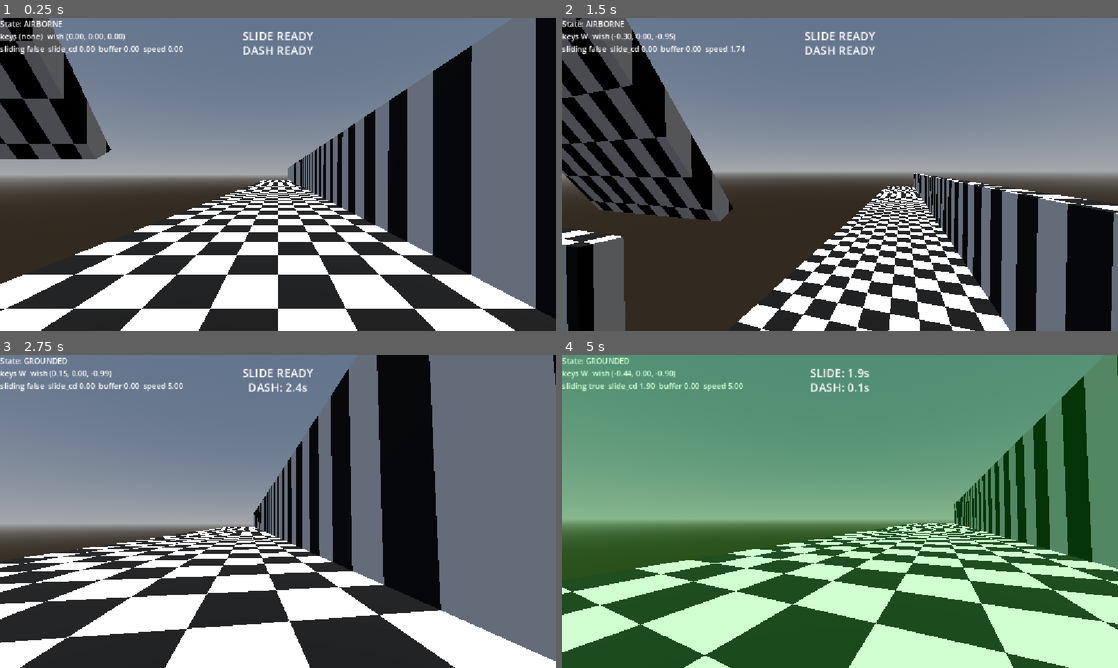
Above: before the commit, frames 1-4 (two rows, left to right).
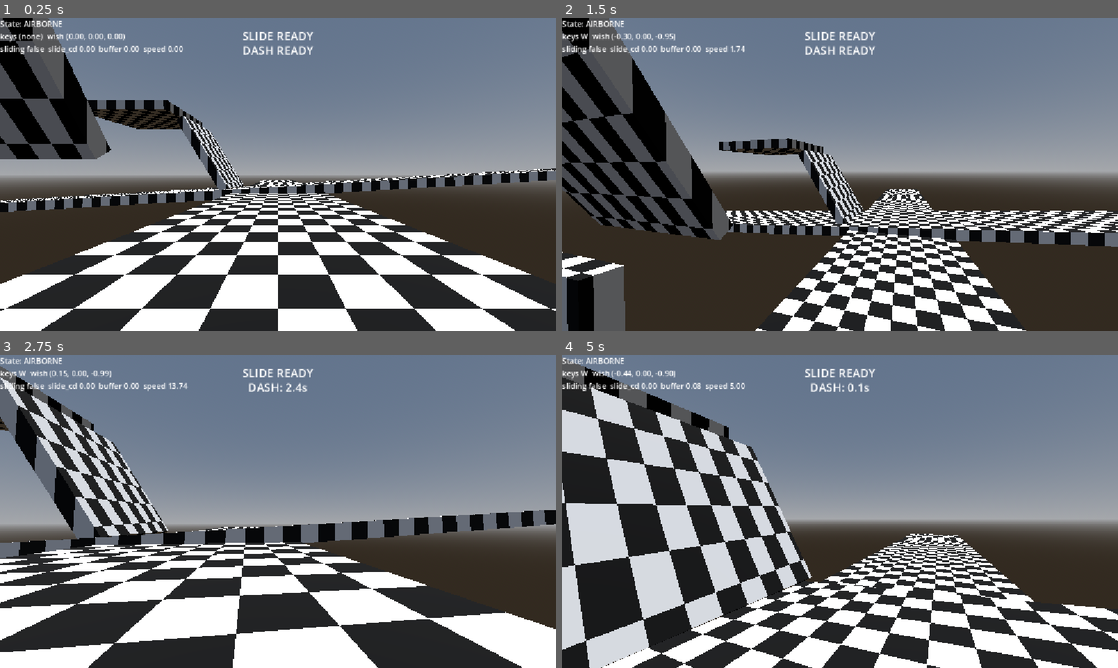
Above: after the commit, the same moments.

Repository: Dolphinos7/GodotSchmovementThing
Game: Godot game, scene res://node_3d.tscn
The game is run twice, just before and just after one commit, with the same random seed, the same clock (stepped at 60 frames per second) and the same inputs.
Inputs (mouse positions are in pixels of both pictures, inside the frame that each line leads up to):
- Up to frame 1 (0.25 s): no input
- Up to frame 2 (1.5 s): tap Enter (ui_accept) at 0.5, 0.77, 0.8, 1.07, 1.35 s; move the mouse to (867, 174) at 0.52 s; hold W (move_forward) from 0.53 s (still down); tap R (slide) at 0.6 s; move the mouse to (812, 174) at 1.27 s
- Up to frame 3 (2.75 s): keep holding W (move_forward); tap Enter (ui_accept) at 1.52, 1.82, 2.3 s; tap R (slide) at 1.55 s; move the mouse to (289, 505) at 2.02 s; tap E (dash) at 2.1 s
- Up to frame 4 (5 s): keep holding W (move_forward); move the mouse to (834, 517) at 2.77 s; tap R (slide) at 2.85, 3.6, 4.55 s; tap Enter (ui_accept) at 3.02, 3.32, 3.77, 3.8, 4.07, 4.35, 4.52, 4.82 s; move the mouse to (878, 514) at 3.52 s; move the mouse to (795, 508) at 4.27 s

The runs differ from the first frame. In frame 1, 28% of the frame differs, in the area x 0-100%, y 0-97%; in frame 2, 30%; in frame 3, 54%; in frame 4, 100%, in the area x 0-100%, y 0-100%.

Commit message:
bouncy platforms working

Diff:
--- /dev/null
+++ b/RampSurface.gd
@@ -0,0 +1,3 @@
+extends CSGBox3D
+
+@export var bounce: float = 2.0
--- a/Schmove.gd
+++ b/Schmove.gd
@@ -17,8 +17,9 @@
 var debug_wish_dir := Vector3.ZERO
 
 const SPEED = 5.0 # base ground walk speed
-const JUMP_VELOCITY = 9.0 # upward velocity applied on jump
-const AIR_ACCEL = 100.0 # how sharply turning redirects air velocity - surf servers crank this way up from Source's strict default for fast, sharp turns
+const JUMP_VELOCITY = 6.0 # upward velocity applied on jump - tuned down so bouncing off a ramp clearly beats it
+const DOUBLE_JUMP_VELOCITY = 9.0 # upward velocity applied on the one extra airborne jump
+const AIR_ACCEL = 300.0 # how sharply turning redirects air velocity - surf servers crank this way up from Source's strict default for fast, sharp turns
 const AIR_STRAFE_SPEED = 1.5 # cap on holding a static direction in air - must keep turning to gain more than this
 const DASH_SPEED = 12.0 # velocity impulse added in the dash direction
 const DASH_COOLDOWN = 3.0 # seconds before dash can be used again
@@ -26,9 +27,11 @@
 const SLIDE_DURATION = 1.5 # seconds a slide stays active once triggered
 const SLIDE_COOLDOWN = 2.0 # seconds before slide can be triggered again
 const SLIDE_BUFFER_WINDOW = 0.5 # seconds an airborne slide press stays buffered, waiting for you to land
+const RAMP_BOUNCE_MULTIPLIER = 2.0 # scales a surface's PhysicsMaterial bounce (0-1, set per ramp in the Inspector) into the restitution used below
 
 var dash_cooldown := 0.0
 var can_air_dash := true
+var can_double_jump := true
 var is_sliding := false
 var slide_time_remaining := 0.0
 var slide_cooldown := 0.0
@@ -98,8 +101,12 @@
 	_update_state()
 	_handle_slide(delta)
 
-	if Input.is_action_just_pressed("ui_accept") and state == State.GROUNDED:
-		velocity.y = JUMP_VELOCITY
+	if Input.is_action_just_pressed("ui_accept"):
+		if state == State.GROUNDED:
+			velocity.y = JUMP_VELOCITY
+		elif can_double_jump:
+			velocity.y = DOUBLE_JUMP_VELOCITY
+			can_double_jump = false
 
 	match state:
 		State.GROUNDED:
@@ -113,6 +120,7 @@
 	_try_dash(direction, camera_basis, delta)
 
 	move_and_slide()
+	_bounce_off_ramps()
 	_update_debug_label()
 	_update_slide_ui()
 
@@ -121,6 +129,7 @@
 	if is_on_floor():
 		state = State.GROUNDED
 		can_air_dash = true
+		can_double_jump = true
 		# Landed with a buffered slide press still alive - trigger it
 		# immediately instead of requiring a perfectly-timed second press.
 		if not was_grounded and slide_buffer_time_remaining > 0.0:
@@ -222,6 +231,44 @@
 	dash_cooldown = DASH_COOLDOWN
 	if state == State.AIRBORNE:
 		can_air_dash = false
+
+func _bounce_off_ramps() -> void:
+	# Only bounces off ramps you fly into from the air - state here still
+	# reflects whatever you were in at the start of this frame, before the
+	# move above, so this is "were you airborne when you hit the ramp."
+	if state != State.AIRBORNE:
+		return
+
+	for i in get_slide_collision_count():
+		var collision := get_slide_collision(i)
+		var normal: Vector3 = collision.get_normal()
+		if normal.angle_to(Vector3.UP) <= floor_max_angle:
+			continue # walkable floor, not a ramp face
+
+		# How fast you're moving *into* the surface (negative = into it).
+		# Default move_and_slide() just zeroes this component out so you
+		# slide along the surface - here it's reflected back out instead,
+		# so the whole velocity vector (not just Y) bounces off the ramp the
+		# way it physically would off a real ramp.
+		var into_normal_speed: float = velocity.dot(normal)
+		if into_normal_speed >= 0.0:
+			continue # already moving away from it, nothing to bounce
+
+		# Bounciness comes from a "bounce" value exported on whatever you hit
+		# (see RampSurface.gd) instead of one global value - level builders
+		# attach that script and set bounce per ramp. Anything without it
+		# (or with bounce left at 0) just doesn't bounce.
+		var bounce: float = 0.0
+		var collider: Object = collision.get_collider()
+		if collider:
+			var collider_bounce = collider.get("bounce")
+			if collider_bounce != null:
+				bounce = collider_bounce
+		if bounce <= 0.0:
+			continue
+
+		velocity -= normal * into_normal_speed * (1.0 + bounce * RAMP_BOUNCE_MULTIPLIER)
+		break
 
 func _held_keys_string() -> String:
 	var keys: Array[String] = []
--- a/node_3d.tscn
+++ b/node_3d.tscn
@@ -2,6 +2,7 @@
 
 [ext_resource type="Script" uid="uid://bhcqaag0xc0" path="res://Schmove.gd" id="1_a202f"]
 [ext_resource type="Shader" uid="uid://drgt6641jf3ph" path="res://node_3d.gdshader" id="1_noarx"]
+[ext_resource type="Script" path="res://RampSurface.gd" id="2_rampsurface"]
 
 [sub_resource type="ShaderMaterial" id="ShaderMaterial_noarx"]
 render_priority = 0
@@ -35,57 +36,67 @@
 material = SubResource("ShaderMaterial_noarx")
 
 [node name="StartingPlatform2" type="CSGBox3D" parent="." unique_id=998609187]
-transform = Transform3D(-0.01745386, 0.9999984, 0, -9.999985, -0.0017453859, 0, 0, 0, 151.35774, 4.286783, 6.7852335, 0)
+transform = Transform3D(-0.0010089976, 0.05780927, 151.10461, 0.2060235, -0.99811554, 8.748338, 9.997877, 0.02057372, -0.16502436, 33.460884, 9.262046, -26.96843)
 use_collision = true
 material = SubResource("ShaderMaterial_noarx")
 
 [node name="Ramp1" type="CSGBox3D" parent="." unique_id=1830246044]
 transform = Transform3D(10, 0, 0, 0, 0.5284383, 8.489717, 0, -0.84897166, 5.2843833, -13.408764, 5.3094645, 3.2776985)
+script = ExtResource("2_rampsurface")
 use_collision = true
 material = SubResource("ShaderMaterial_noarx")
 
 [node name="Ramp7" type="CSGBox3D" parent="." unique_id=1949275128]
 transform = Transform3D(10, 0, 0, 0, 0.5284383, 8.489717, 0, -0.84897166, 5.2843833, -87.540436, 81.511154, -13.743711)
+script = ExtResource("2_rampsurface")
 use_collision = true
 material = SubResource("ShaderMaterial_noarx")
 
 [node name="Ramp8" type="CSGBox3D" parent="." unique_id=1440138390]
 transform = Transform3D(10, 0, 0, 0, 0.5284383, 8.489717, 0, -0.84897166, 5.2843833, -47.111977, 54.555428, 18.920368)
+script = ExtResource("2_rampsurface")
 use_collision = true
 material = SubResource("ShaderMaterial_noarx")
 
 [node name="Ramp9" type="CSGBox3D" parent="." unique_id=1181203791]
 transform = Transform3D(10, 0, 0, 0, 0.5284383, 8.489717, 0, -0.84897166, 5.2843833, -27.88308, 41.873966, -18.635696)
+script = ExtResource("2_rampsurface")
 use_collision = true
 material = SubResource("ShaderMaterial_noarx")
 
 [node name="Ramp10" type="CSGBox3D" parent="." unique_id=761933598]
 transform = Transform3D(10, 0, 0, 0, 0.5284383, 8.489717, 0, -0.84897166, 5.2843833, -13.408764, 26.34232, 3.2776985)
+script = ExtResource("2_rampsurface")
 use_collision = true
 material = SubResource("ShaderMaterial_noarx")
 
 [node name="Ramp11" type="CSGBox3D" parent="." unique_id=602868242]
 transform = Transform3D(10, 0, 0, 0, 0.5284383, 8.489717, 0, -0.84897166, 5.2843833, -13.408764, 14.461266, -7.193824)
+script = ExtResource("2_rampsurface")
 use_collision = true
 material = SubResource("ShaderMaterial_noarx")
 
 [node name="Ramp4" type="CSGBox3D" parent="." unique_id=645301887]
 transform = Transform3D(9.999999, 0, 0, 0, -4.3711385e-08, -9.999999, 0, 0.99999994, -4.3711384e-07, -13.408764, 5.3094645, -5.2013836)
+script = ExtResource("2_rampsurface")
 use_collision = true
 material = SubResource("ShaderMaterial_noarx")
 
 [node name="Ramp5" type="CSGBox3D" parent="." unique_id=1832282128]
 transform = Transform3D(58.141254, 0, 0, 0, 0.2592177, 21.715748, 0, 0.33386147, -16.860603, -86.10516, -53.81817, 6.601597)
+script = ExtResource("2_rampsurface")
 use_collision = true
 material = SubResource("ShaderMaterial_noarx")
 
 [node name="Ramp2" type="CSGBox3D" parent="." unique_id=87222236]
 transform = Transform3D(36.81682, -0.20658222, 3.3188825, 15.637189, 0.4863855, -7.8141093, 0, 0.8489717, 5.284383, -42.216515, -4.179264, -4.137393)
+script = ExtResource("2_rampsurface")
 use_collision = true
 material = SubResource("ShaderMaterial_noarx")
 
 [node name="Ramp3" type="CSGBox3D" parent="." unique_id=1471493043]
 transform = Transform3D(25.871592, 0.7626684, 0, -16.120928, 0.34178853, -8.489717, -25.899353, 0.5491062, 5.2843833, -79.71722, -25.417906, 12.44233)
+script = ExtResource("2_rampsurface")
 use_collision = true
 material = SubResource("ShaderMaterial_a0tk4")
 
@@ -109,3 +120,16 @@
 [node name="DebugText" type="Label" parent="CanvasLayer" unique_id=1367808577]
 offset_right = 50.0
 offset_bottom = 23.0
+
+[node name="Ramp12" type="CSGBox3D" parent="." unique_id=747227960]
+transform = Transform3D(9.999999, 0, 0, 0, 0.9998579, -0.16854, 0, 0.016853899, 9.998579, -16.68877, 16.68172, -26.37132)
+script = ExtResource("2_rampsurface")
+use_collision = true
+material = SubResource("ShaderMaterial_noarx")
+
+[node name="Ramp6" type="CSGBox3D" parent="." unique_id=2069496280]
+transform = Transform3D(-0.28773072, 0.8486201, -5.282195, 0, 0.5284383, 8.489717, 9.99586, 0.024427494, -0.15204847, -8.596883, 11.556691, -27.909195)
+script = ExtResource("2_rampsurface")
+use_collision = true
+size = Vector3(0.89453125, 1, 1)
+material = SubResource("ShaderMaterial_noarx")
Not shown, added: RampSurface.gd.uid
